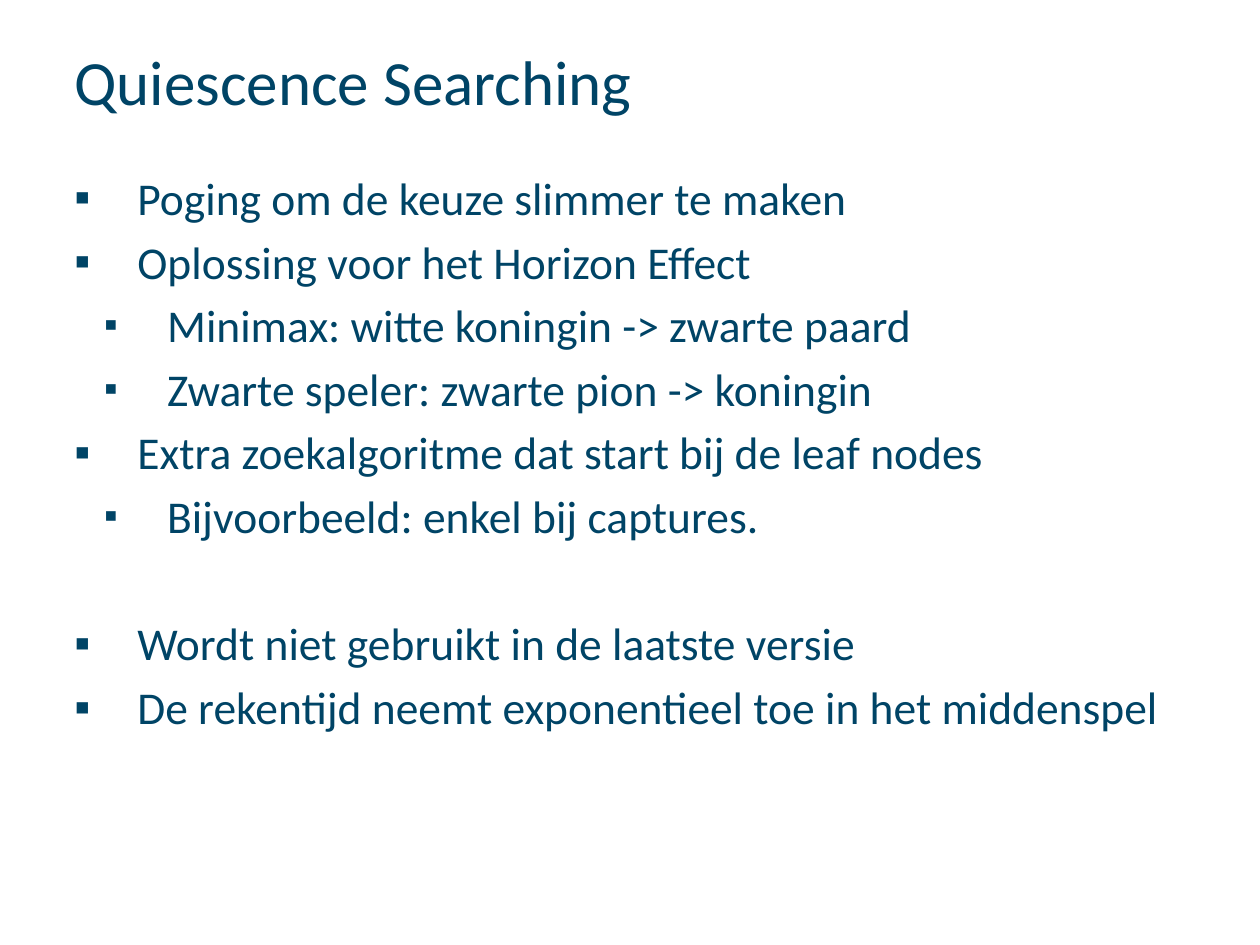
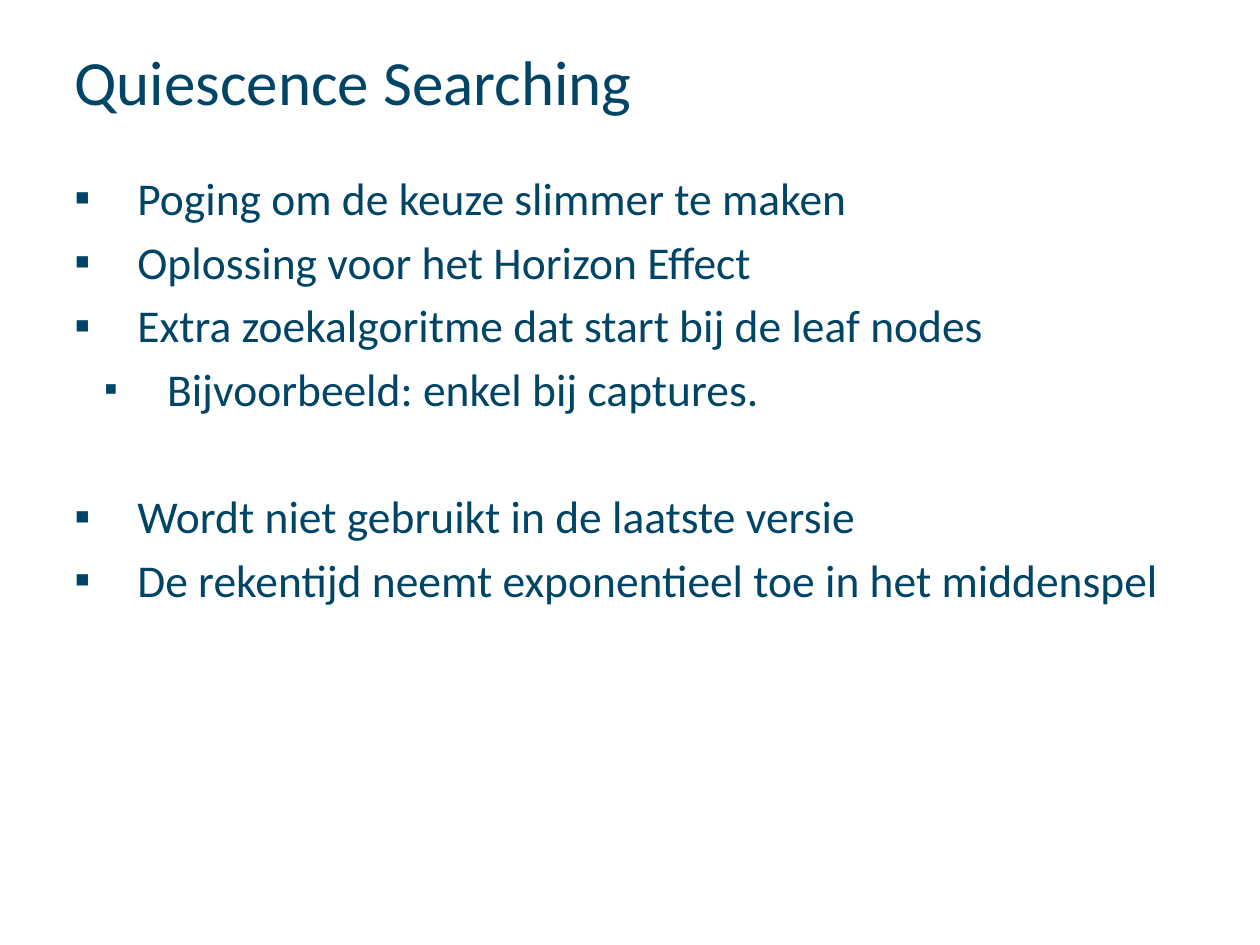
Before and after one commit to Nuytemans-Dieter/Practicum, a slide deck: slide 7 of PresentatieAI.pptx. Drawn at 1260x945 pixels with LibreOffice and Linux fonts; fonts in the diff are those of the drawing; background and template pictures are left out. Boxes give left, top, right and bottom in pixels: in the first picture for what was removed or moved away, otherwise in the second. Text is boxed around its words. In the diff, an @@ line names an element or a change of style, - is before the commit and + after.

```diff
--- a/PresentatieAI.pptx
+++ b/PresentatieAI.pptx
@@ text at [167,310,911,414]: paragraphs removed @@
-  ▪ Minimax: witte koningin -> zwarte paard
-  ▪ Zwarte speler: zwarte pion -> koningin
```
Also in this commit, not shown: 4 other slides changed, 1 slide added.
